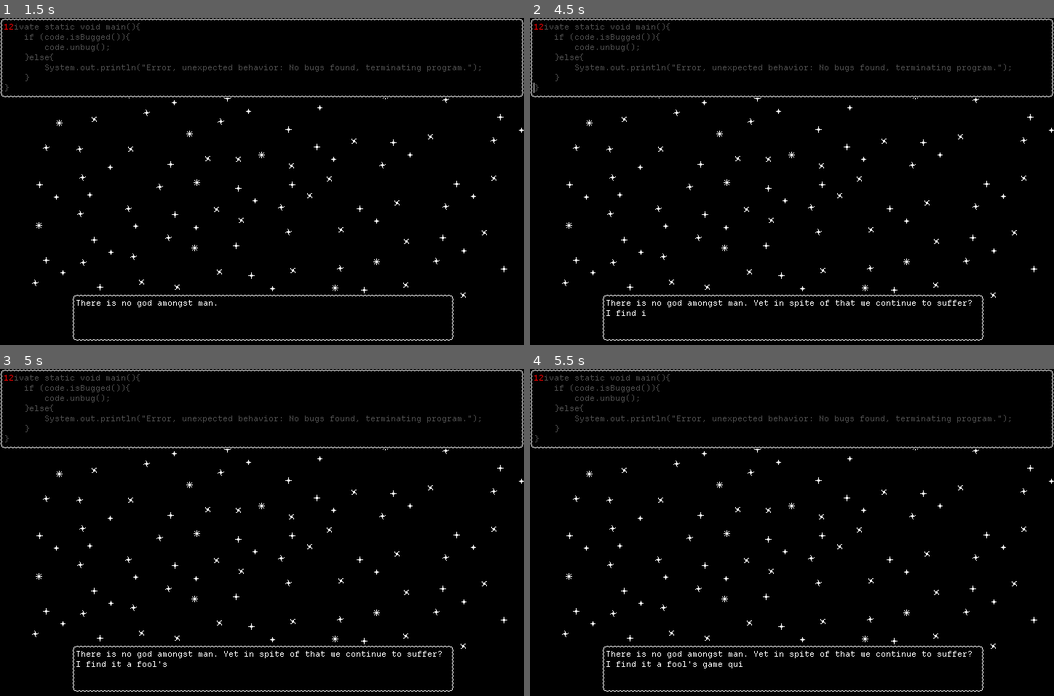
Above: before the commit, frames 1-4 (two rows, left to right).
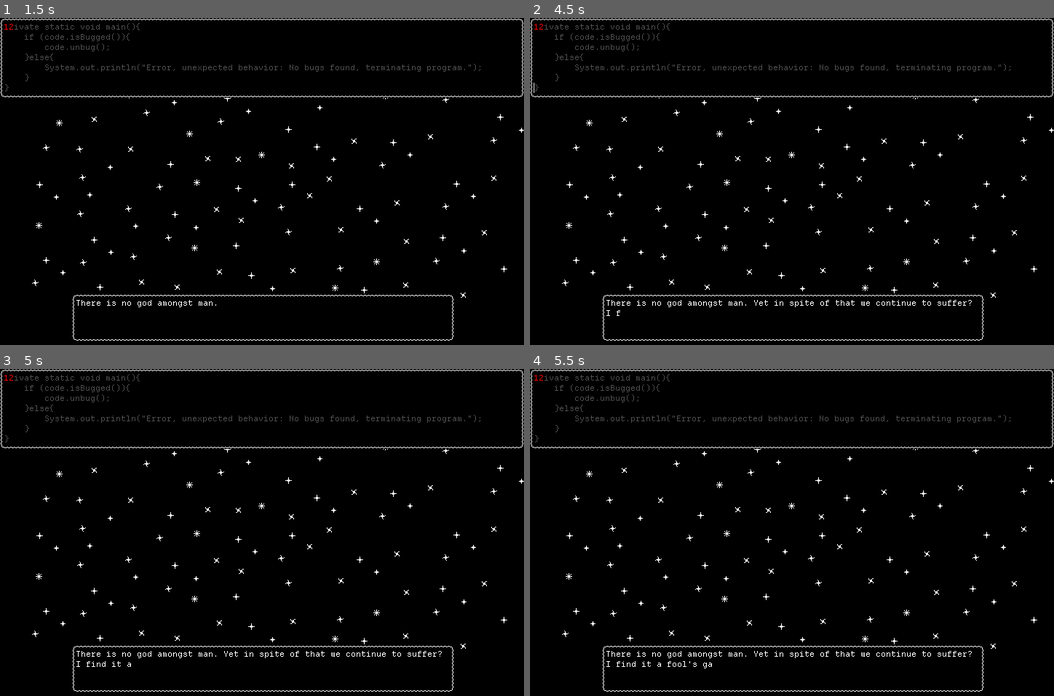
Above: after the commit, the same moments.

Repository: GemDust0/TooBigToFail
Game: Godot game, scene res://Scenes/TitleScreen.tscn
The game is run twice, just before and just after one commit, with the same random seed, the same clock (stepped at 60 frames per second) and the same inputs.
Inputs (mouse positions are in pixels of both pictures, inside the frame that each line leads up to):
- Up to frame 1 (1.5 s): click (262, 109) at 0.52 s; type "12" at 0.6 s; tap Enter (enter) at 1.25 s; hold Enter (enter) from 1.28 s (still down)
- Up to frame 2 (4.5 s): tap Space at 2, 4.25 s; release Enter (enter) at 2.03 s; tap Enter (enter) at 2.1, 3.6 s; hold Enter (enter) 2.78-3.53 s; hold Enter (enter) from 4.28 s (still down)
- Up to frame 3 (5 s): keep holding Enter (enter)
- Up to frame 4 (5.5 s): release Enter (enter) at 5.03 s; tap Enter (enter) at 5.1 s

Frame 1 is identical in both runs. In frame 2, less than 0.1% of the frame differs, in the area x 17-23%, y 89-92%; in frame 3, less than 0.1%; in frame 4, less than 0.1%, in the area x 35-41%, y 89-92%.

Commit message:
PeriodTimer time tweak (0.1->0.25)

Diff:
--- a/Scenes/Dialogue.tscn
+++ b/Scenes/Dialogue.tscn
@@ -38,7 +38,7 @@
 one_shot = true
 
 [node name="PeriodTimer" type="Timer" parent="." unique_id=1952700349]
-wait_time = 0.1
+wait_time = 0.25
 one_shot = true
 
 [node name="Continue" type="Label" parent="." unique_id=475869957]
